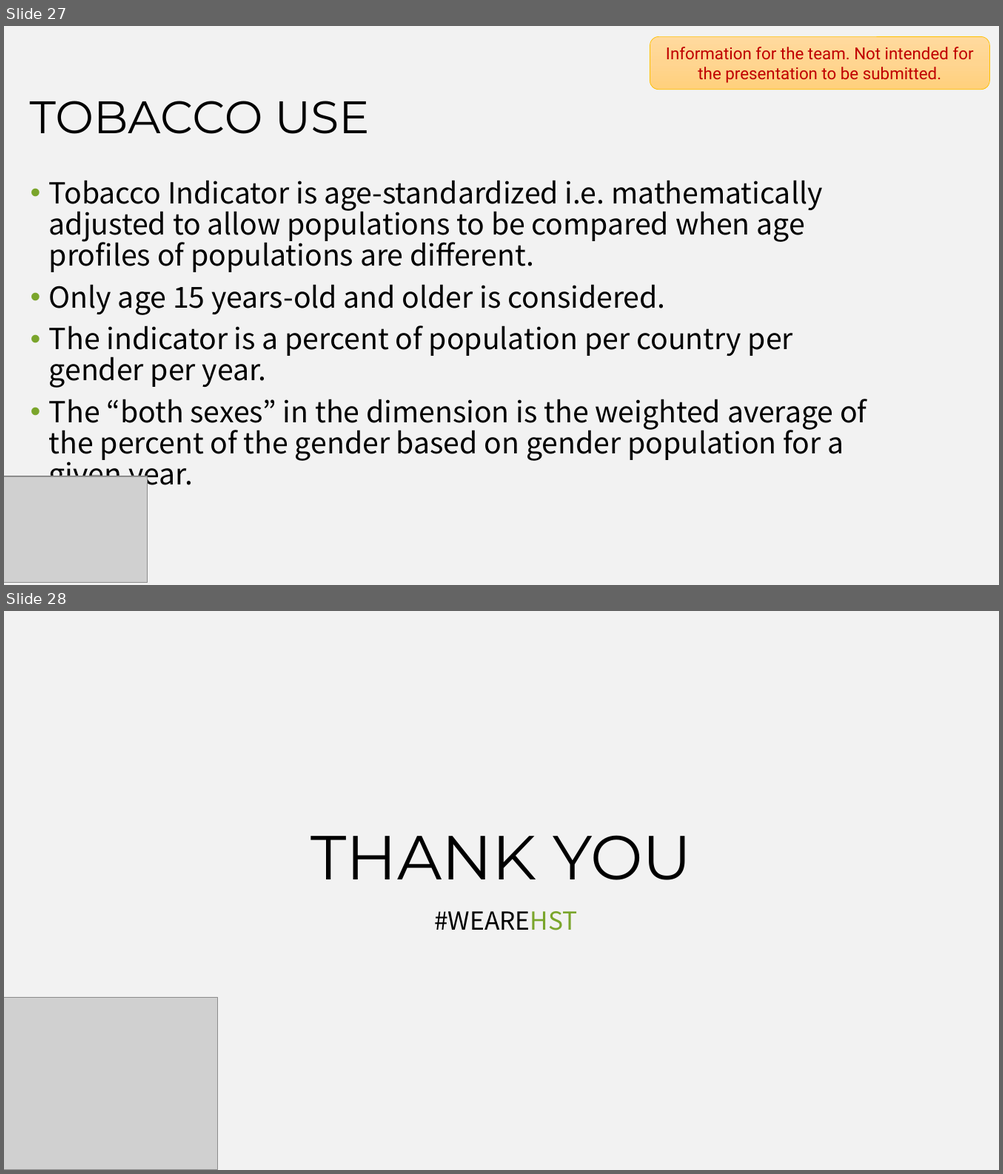
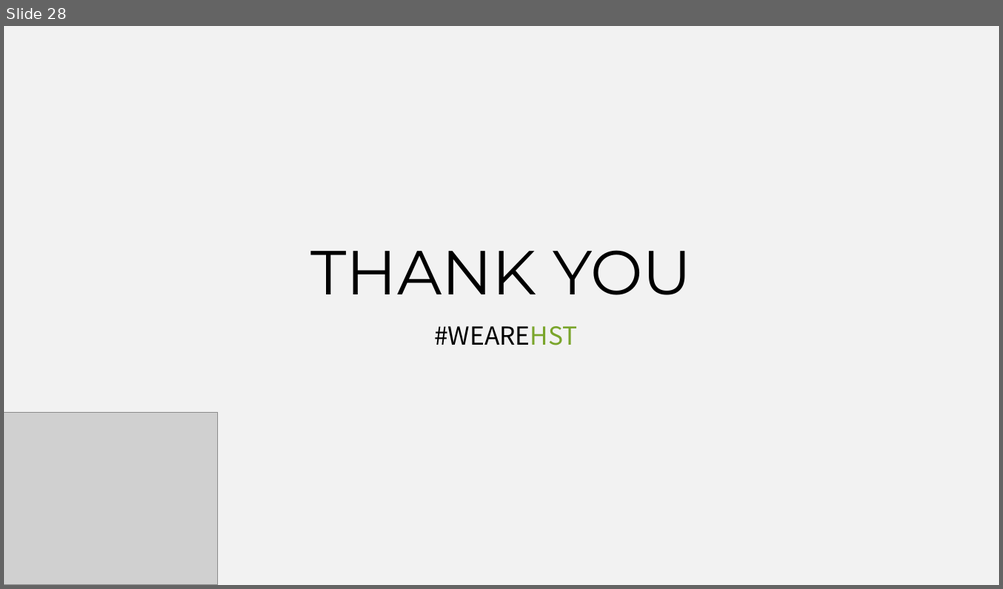
Before and after one commit to IE2020term2TeamE/Group_assigment2_DV, a slide deck: Group Assignment 02 - Group E_Consolidated.pptx. Shown one above the other, each under a label of ours: slides 27 and 28 before the commit, slide 28 after it. The pictures are 1003x1174 and 1003x589 pixels, drawn with LibreOffice and Linux fonts; fonts in the diff are those of the drawing; grey boxes stand for pictures. Boxes give left, top, right and bottom in pixels: in the first picture for what was removed or moved away, otherwise in the second. Text is boxed around its words. In the diff, an @@ line names an element or a change of style, - is before the commit and + after.

```diff
--- a/Group Assignment 02 - Group E_Consolidated.pptx
+++ b/Group Assignment 02 - Group E_Consolidated.pptx
@@ slide 27 removed at <box>4,26,999,585</box>, background #F2F2F2 @@
@@ rounded rectangle removed at <box>650,36,990,90</box> @@
-Information for the team. Not intended for the presentation to be submitted.
@@ title removed at <box>30,101,370,134</box> @@
-TOBACCO USE
@@ text removed at <box>49,180,866,493</box> @@
-• Tobacco Indicator is age-standardized i.e. mathematically adjusted to allow populations to be compared when age profiles of populations are different.
-• Only age 15 years-old and older is considered.
-• The indicator is a percent of population per country per gender per year.
-• The “both sexes” in the dimension is the weighted average of the percent of the gender based on gender population for a given year.
@@ picture removed at <box>4,477,148,583</box> @@
```
Also in this commit, not shown: 3 slides changed, 15 slides added, 11 other slides removed.
